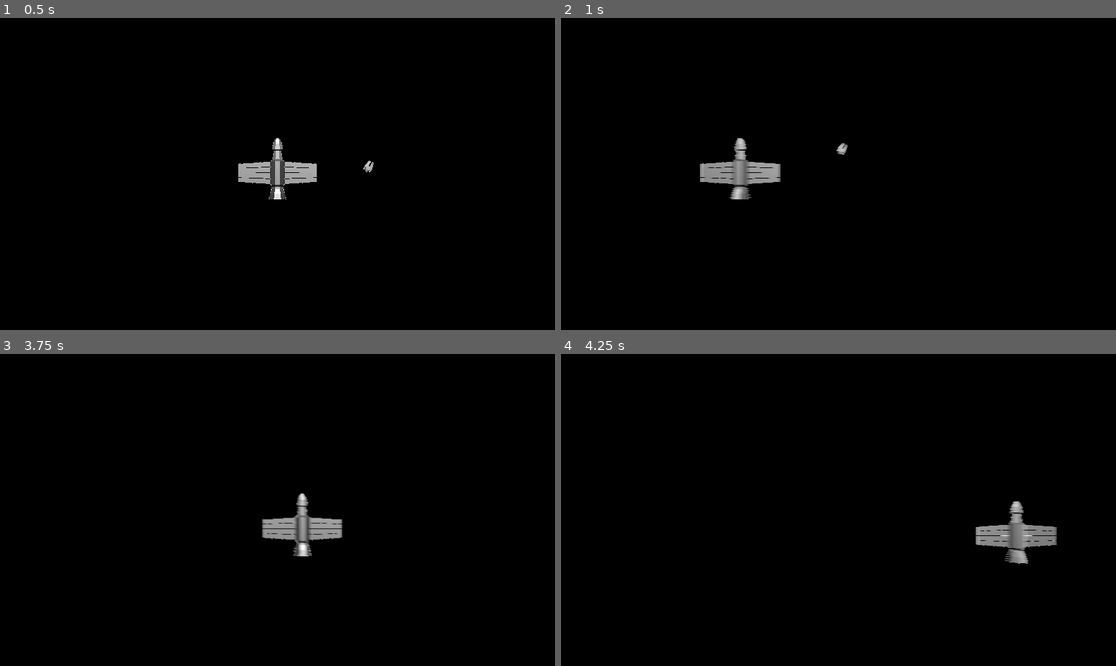
Above: before the commit, frames 1-4 (two rows, left to right).
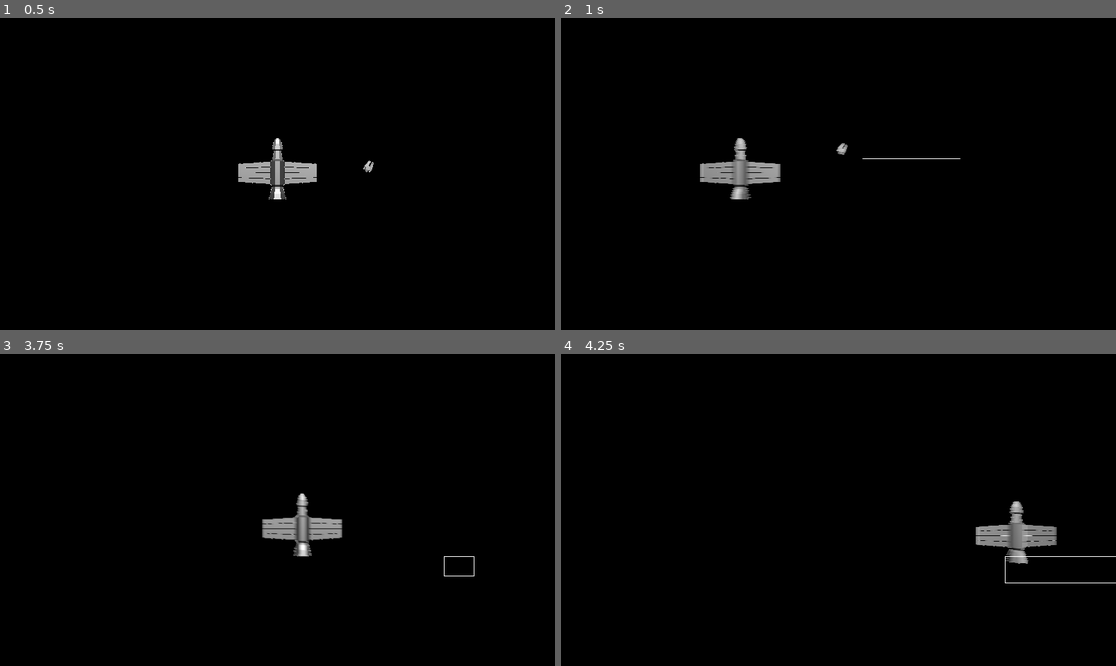
Above: after the commit, the same moments.

Repository: manglemix/spaceweed
Game: Godot game, scene res://test_scenes/Gameplay.tscn
Two runs of this game, one before a commit and one after it. Both use one fixed random seed, a clock stepped at 60 frames per second and the inputs below. This scene is started directly instead of the project's main scene.
Inputs (mouse positions are in pixels of both pictures, inside the frame that each line leads up to):
- Up to frame 1 (0.5 s): no input
- Up to frame 2 (1 s): move the mouse to (960, 158) at 0.52 s; press the mouse at (960, 158) at 0.53 s; hold D (move_right) from 0.53 s (still down)
- Up to frame 3 (3.75 s): move the mouse to (166, 525) at 1.27 s; release D (move_right) at 1.28 s; release the mouse at (166, 525) at 1.28 s; hold S (move_down) 1.28-2.03 s; tap Shift (move_fast) at 1.35 s; click (166, 525) at 1.55 s; move the mouse to (333, 441) at 2.02 s; hold D (move_right) 2.03-2.78 s; hold Ctrl (move_slow) 2.03-2.78 s; click (333, 441) at 2.3 s; move the mouse to (249, 572) at 2.77 s; hold W (move_up) 2.78-3.53 s; tap H (recentre) at 2.85 s; click (249, 572) at 3.05 s; move the mouse to (444, 556) at 3.52 s; press the mouse at (444, 556) at 3.53 s; hold A (move_left) from 3.53 s (still down)
- Up to frame 4 (4.25 s): keep holding A (move_left)

Frame 1 is identical in both runs. In frame 2, less than 0.1% of the frame differs, in the area x 54-72%, y 44-46%; in frame 3, less than 0.1%; in frame 4, 0.1%, in the area x 79-100%, y 64-74%.

Commit message:
Added selecting feature
Now the player can click or click and drag to draw a select box. All collision objects that were selected will be stored in the camera's selected array

Diff:
--- a/scenes/standard_camera/StandardCamera.tscn
+++ b/scenes/standard_camera/StandardCamera.tscn
@@ -6,9 +6,13 @@
 [ext_resource path="res://scenes/standard_camera/camera_move.gd" type="Script" id=4]
 [ext_resource path="res://scenes/standard_camera/standard_camera.gd" type="Script" id=5]
 [ext_resource path="res://scenes/standard_camera/camera_move_to.gd" type="Script" id=6]
+[ext_resource path="res://scenes/standard_camera/draw_box.gd" type="Script" id=7]
+[ext_resource path="res://scenes/standard_camera/selector.gd" type="Script" id=8]
 
 [sub_resource type="SphereShape" id=1]
 radius = 0.2
+
+[sub_resource type="BoxShape" id=2]
 
 [node name="CameraBody" type="KinematicBody"]
 script = ExtResource( 1 )
@@ -25,6 +29,20 @@
 _camera_controller_path = NodePath("../..")
 blur_factor = 0.5
 
+[node name="Selector" type="Area" parent="Camera"]
+input_ray_pickable = false
+monitorable = false
+script = ExtResource( 8 )
+
+[node name="CollisionShape" type="CollisionShape" parent="Camera/Selector"]
+shape = SubResource( 2 )
+
+[node name="DrawBox" type="Control" parent="Camera"]
+script = ExtResource( 7 )
+__meta__ = {
+"_edit_use_anchors_": false
+}
+
 [node name="CameraController" type="Node" parent="."]
 script = ExtResource( 2 )
 max_history = 0
--- /dev/null
+++ b/scenes/standard_camera/draw_box.gd
@@ -0,0 +1,31 @@
+extends Control
+
+
+var active := false setget set_active
+
+
+func set_active(value: bool):
+	active = value
+	set_process(value)
+
+	if value:
+		show()
+	else:
+		hide()
+
+
+func _ready():
+	# export vars will call setter before _ready
+	# however, set_physics_process must be called during or after _ready
+	# so we recall the setter here
+	set_active(active)
+
+
+func _process(_delta):
+	update()
+
+
+func _draw():
+	var position: Vector2 = get_parent().unproject_position(get_parent().first_click)
+
+	draw_rect(Rect2(position, get_global_mouse_position() - position), Color.white, false)
--- /dev/null
+++ b/scenes/standard_camera/selector.gd
@@ -0,0 +1,32 @@
+extends Area
+
+
+var active := false setget set_active
+
+
+func set_active(value: bool):
+	active = value
+	monitoring = active
+	set_physics_process(value)
+
+
+func _ready():
+	# export vars will call setter before _ready
+	# however, set_physics_process must be called during or after _ready
+	# so we recall the setter here
+	set_active(active)
+
+
+func fit_between(first: Vector3, second: Vector3) -> void:
+	# move Area to midpoint
+	global_transform.origin = first.linear_interpolate(second, 0.5)
+
+	# fit within the points
+	# since the area is between the points, only one of the points needs to be used
+	first = to_local(first)
+	$CollisionShape.shape.extents.x = abs(first.x)
+	$CollisionShape.shape.extents.y = abs(first.y)
+
+
+func _physics_process(_delta):
+	fit_between(get_parent().first_click, get_parent().map_raycast())
--- a/scenes/standard_camera/standard_camera.gd
+++ b/scenes/standard_camera/standard_camera.gd
@@ -3,11 +3,19 @@
 
 export var controller_path := NodePath("../CameraController")
 
-var selected: CollisionObject
+var selected: Array
+var selecting := false		# when monitoring on the Area turns off, it emits body_exited for all overlaping node, however we want to keep those nodes in the selected array
 var map_plane := Plane(Vector3.BACK, 0)
-var dont_save := ["controller"]
+var first_click: Vector3
+
+var dont_save := ["controller", "map_plane", "selected", "first_click", "second_click"]
 
 onready var controller: StateMachine = get_node(controller_path)
+
+
+func _ready():
+	$Selector.connect("body_entered", self, "add_selected")
+	$Selector.connect("body_exited", self, "remove_selected")
 
 
 func mouse_raycast() -> Dictionary:
@@ -22,23 +30,42 @@
 	controller.change_to("MoveTo", {"target": target})
 
 
-func highlight_selected(value: bool) -> void:
-	if selected != null and selected.has_node("Body"):
-		var body = selected.get_node("Body")
+func add_selected(body: Node) -> void:
+	if selecting:
+		selected.append(body)
+		highlight_node(body, true)
+
+
+func remove_selected(body: Node) -> void:
+	# (REFER TO selecting COMMENT) so to prevent those nodes being removed, this node will not remove nodes after the selecting process is over
+	if selecting:
+		selected.erase(body)
+		highlight_node(body, false)
+
+
+func highlight_node(node: CollisionObject, value: bool) -> void:
+	if node.has_node("Body"):
+		var body = node.get_node("Body")
 
 		if "highlight" in body:
 			body.highlight = value
 
 
+func highlight_all(value: bool) -> void:
+	for node in selected:
+		highlight_node(node, value)
+
+
 func _input(event):
 	if event.is_action_pressed("select"):
-		highlight_selected(false)
+		highlight_all(false)
+		selected.clear()
+		first_click = map_raycast()
+		selecting = true
+		$DrawBox.active = true
+		$Selector.active = true
 
-		var result := mouse_raycast()
-
-		if result.empty():
-			selected = null
-
-		else:
-			selected = result["collider"]
-			highlight_selected(true)
+	elif event.is_action_released("select"):
+		selecting = false
+		$DrawBox.active = false
+		$Selector.active = false
Not shown: 1 places in scenes/standard_camera/StandardCamera.tscn that only renumber resources
